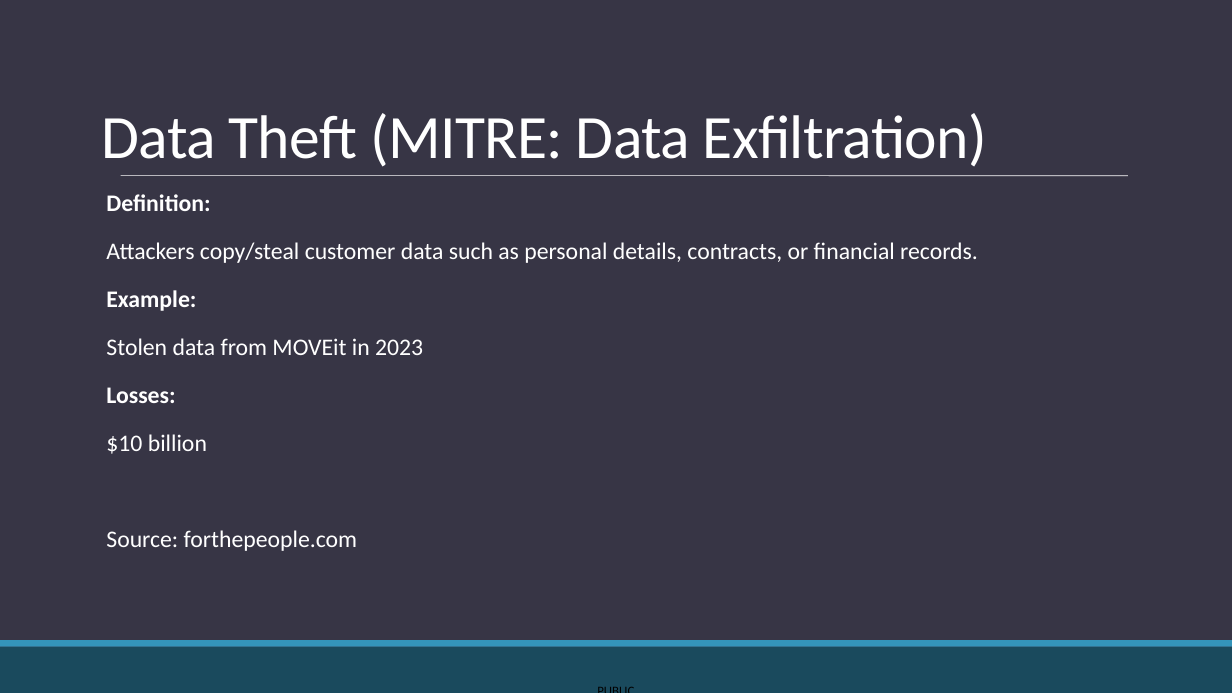
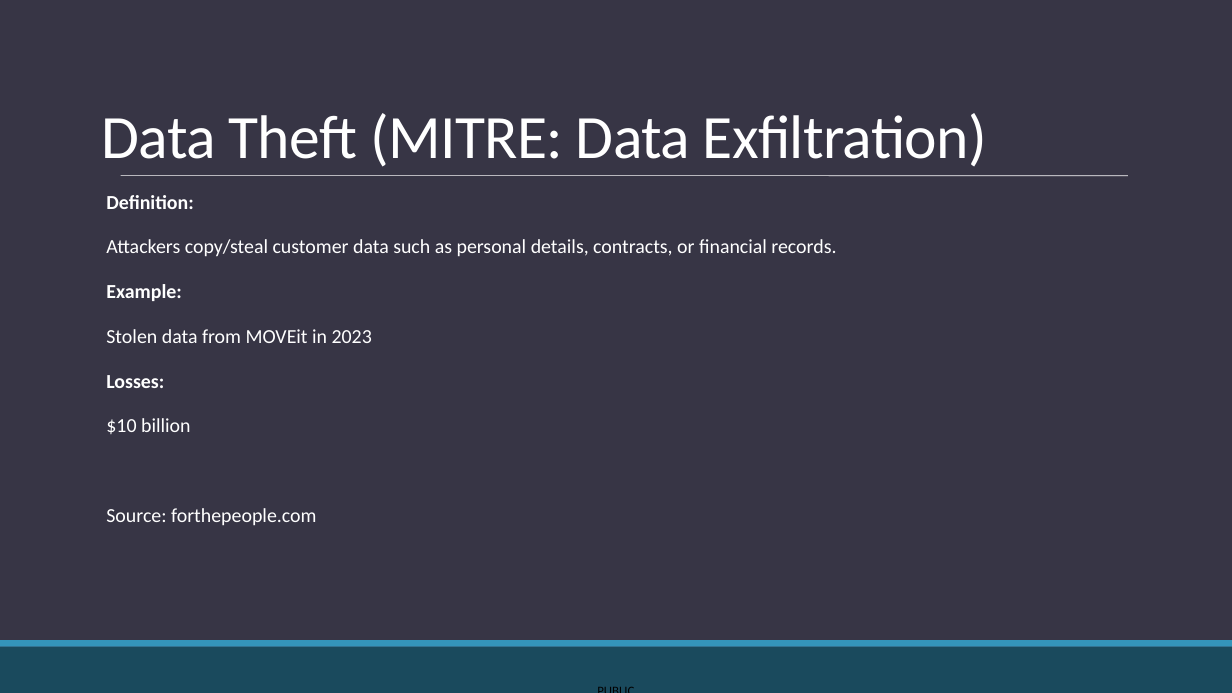
Before and after one commit to KozA777/cyber_project, a slide deck: slide 13 of FINAL_PRESENTATION.pptx. Drawn at 1232x693 pixels with LibreOffice and Linux fonts; fonts in the diff are those of the drawing. Boxes give left, top, right and bottom in pixels: in the first picture for what was removed or moved away, otherwise in the second. Text is boxed around its words. In the diff, an @@ line names an element or a change of style, - is before the commit and + after.

```diff
--- a/FINAL_PRESENTATION.pptx
+++ b/FINAL_PRESENTATION.pptx
@@ text "Definition:" at (x1=106, y1=195, x2=836, y2=526): size 18.5 to 15.5 pt @@
```
Also in this commit, not shown: 11 other slides changed, 1 slide removed.
